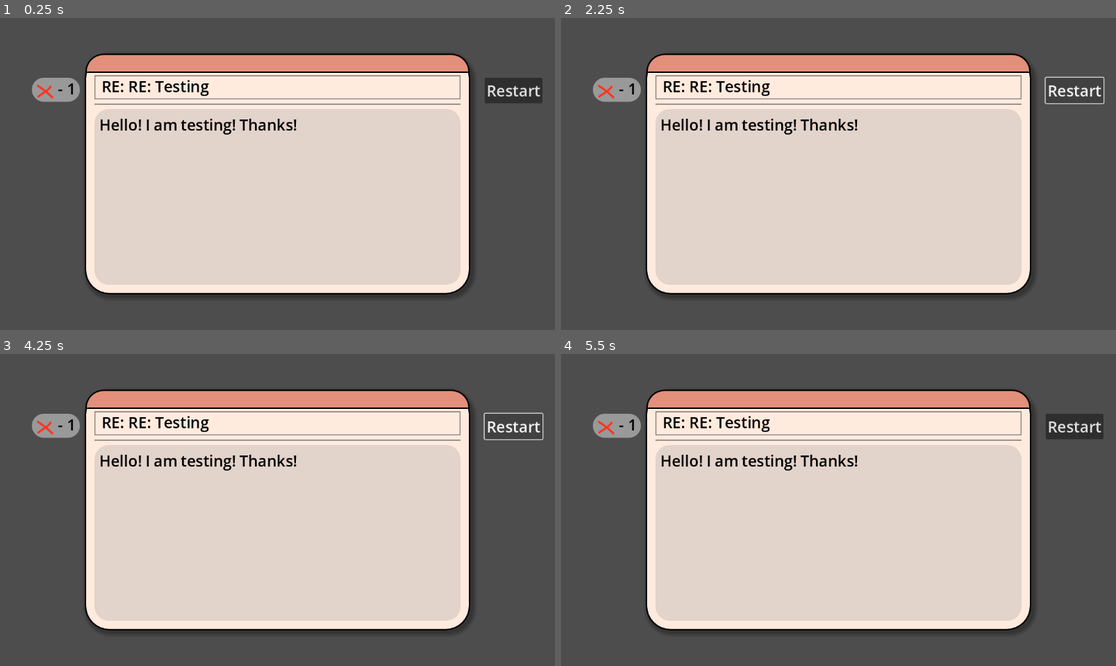
Above: before the commit, frames 1-4 (two rows, left to right).
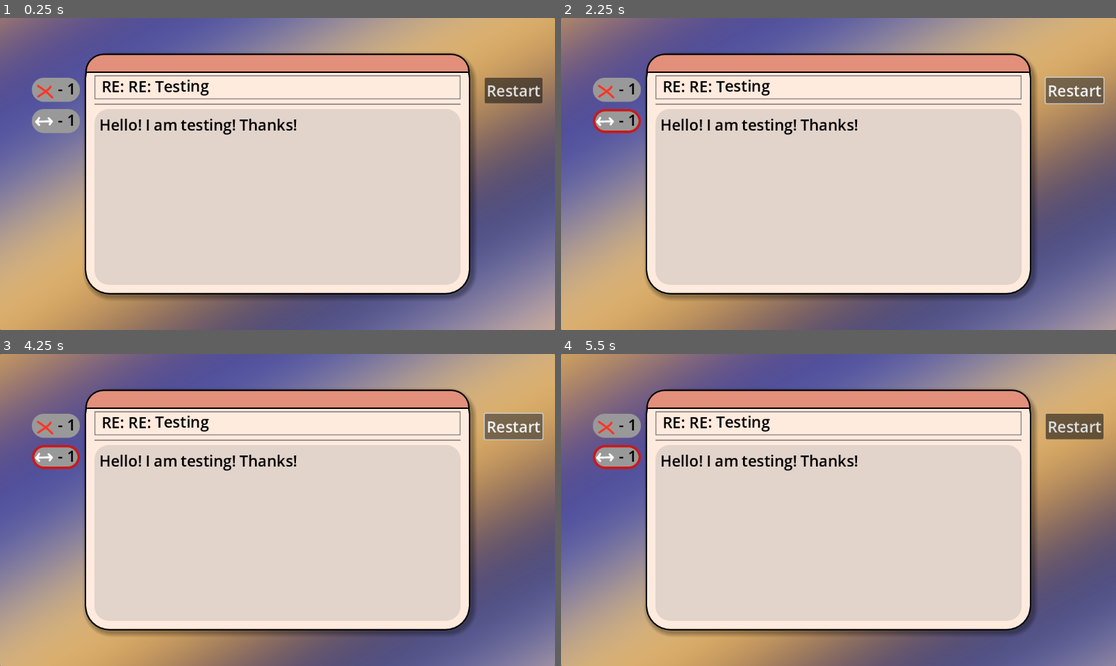
Above: after the commit, the same moments.

Repository: ikearatvibes/chill25_game
Game: Godot game, scene res://Scenes/game.tscn
Same seed, same stepped clock (60 frames per second), same inputs: the game is played once before the commit and once after it.
Inputs (mouse positions are in pixels of both pictures, inside the frame that each line leads up to):
- Up to frame 1 (0.25 s): no input
- Up to frame 2 (2.25 s): click (838, 311) at 0.5 s, where only the run after the commit has a clickable "[wave amp=50.0 freq=2.5 conne…"; click (616, 120) at 1.27 s; click "Restart" at 2 s
- Up to frame 3 (4.25 s): click "Restart" at 2.75 s; click "Restart" at 3.5 s
- Up to frame 4 (5.5 s): click "RE: RE: Testing" at 4.25 s; click "Hello!" at 5 s

The runs differ from the first frame. In frame 1, 46% of the frame differs, in the area x 0-100%, y 0-100%; in frame 2, 46%; in frame 3, 46%; in frame 4, 46%.

Commit message:
Moving and particles

Diff:
--- a/Materials/Puzzles/testing/Test1Puzzle.tres
+++ b/Materials/Puzzles/testing/Test1Puzzle.tres
@@ -7,6 +7,7 @@
 name = "Testing 1"
 title = "RE: RE: Testing"
 starting_text = "Hello! I am testing! Thanks!"
-solved_text = "I am testing! Thanks!"
+solved_text = "I am Thanks! testing!"
+prompt = ""
 word_deletes = 1
-letter_deletes = 0
+word_moves = 1
--- a/Materials/Puzzles/testing/Test2Puzzle.tres
+++ b/Materials/Puzzles/testing/Test2Puzzle.tres
@@ -8,6 +8,6 @@
 title = "RE: RE: RE: Vacation Request"
 starting_text = "I will be out tomorrow for vacation. See you soon."
 solved_text = "I See you"
-prompt = "Threat"
+prompt = "In plain sight"
 word_deletes = 7
-letter_deletes = 0
+word_moves = 0
--- a/Materials/Puzzles/testing/Test3Puzzle.tres
+++ b/Materials/Puzzles/testing/Test3Puzzle.tres
@@ -8,6 +8,6 @@
 title = "Golfing?"
 starting_text = "Hey boss. I love golfing and I would hate to go without you. Join me this weekend?"
 solved_text = "Hey boss. I love golfing and I hate you. Join me this weekend?"
-prompt = ""
+prompt = "Spiteful Golfing"
 word_deletes = 4
-letter_deletes = 0
+word_moves = 0
--- /dev/null
+++ b/Materials/Shaders/background.gdshader
@@ -0,0 +1,20 @@
+shader_type canvas_item;
+
+uniform float time_mult = 0.1;
+
+//get pallete
+vec3 palette(float t){
+	vec3 a = vec3(0.588, 0.500, 0.500);
+	vec3 b = vec3(-0.262, 0.188, -0.132);
+	vec3 c = vec3(1.158, 1.158, 1.000);
+	vec3 d = vec3(-0.132, 0.333, 0.667);
+    return a + b*cos( 6.283185*(c*t+d) );
+}
+
+void fragment() {
+	vec2 uv_center = ((UV) - .5) * 2.0  * (SCREEN_PIXEL_SIZE.x / SCREEN_PIXEL_SIZE.xy);
+
+	vec3 col = palette(length(UV - vec2(10, 10)) + TIME * 0.025);
+
+	COLOR = vec4(col, 1);
+}
--- a/Scenes/Text/usable_rich_text.gd
+++ b/Scenes/Text/usable_rich_text.gd
@@ -2,7 +2,10 @@
 extends Button
 class_name UsableRichText
 
-signal word_pressed(word : UsableRichText)
+var dragging = false
+var draggable = false
+
+signal word_pressed(placement_word : UsableRichText, new_word : UsableRichText)
 
 @onready var rich_text_label: RichTextLabel = $RichTextLabel
 
@@ -19,7 +22,7 @@
 		if !is_inside_tree(): return #skip if not loaded
 		change_text_sizes(text_size)
 
-@export_multiline var default_text_bbcode : String = "%s":
+@export_multiline var default_text_bbcode : String = "[wave amp=10.0 freq=.25 connected=1]%s[/wave]":
 	set(value):
 		default_text_bbcode = value
 		#reset text with new bbcode
@@ -39,6 +42,10 @@
 		if !is_inside_tree(): return #skip if not loaded
 		rich_text_label.add_theme_color_override("default_color", color)
 
+const USABLE_RICH_TEXT = preload("res://Scenes/Text/usable_rich_text.tscn")
+
+signal place_text_before(new_text : UsableRichText)
+
 func _ready() -> void:
 	rich_text_label.text = default_text_bbcode % label_text
 	change_text_sizes(text_size)
@@ -53,6 +60,39 @@
 	rich_text_label.add_theme_font_size_override("italics_font_size", new_size)
 	rich_text_label.add_theme_font_size_override("bold_font_size", new_size)
 
+#~~~~~Dragging~~~~~
+
+func _get_drag_data(at_position: Vector2) -> Variant:
+	if !draggable: return
+
+	var text = USABLE_RICH_TEXT.instantiate()
+	text.label_text = label_text
+	text.text_size = text_size
+
+	var preview = Control.new()
+	preview.size = Vector2(30, 30)
+
+	preview.add_child(text)
+
+	set_drag_preview(preview)
+
+	rich_text_label.text = ""
+	text = ""
+
+	dragging = true
+
+	return self
+
+func _can_drop_data(at_position: Vector2, data: Variant) -> bool:
+	return data is UsableRichText
+
+func _drop_data(at_position: Vector2, data: Variant) -> void:
+	place_text_before.emit(self, data)
+
+func _notification(what: int) -> void:
+	if what == NOTIFICATION_DRAG_END and dragging:
+		label_text = label_text
+		dragging = false
 
 
 func delete():
--- a/Scenes/Windows/window.gd
+++ b/Scenes/Windows/window.gd
@@ -13,6 +13,7 @@
 @onready var body_word_container: HFlowContainer = $Background/Email/Body/BodyWordContainer
 
 @onready var title_text: UsableRichText = $Background/Email/HeaderLine/TitleText
+@onready var prompt: UsableRichText = $Background/Prompt
 
 #removal
 var currently_selected_removal : RemovalUI = null
@@ -46,6 +47,9 @@
 
 	#load removal amounts
 	load_editing_amounts()
+
+	#load the prompt/hint text
+	load_prompt()
 
 func restart_puzzle():
 	load_puzzle(current_puzzle)
@@ -75,6 +79,7 @@
 		word_object.label_text = word
 		#connect clicked signal
 		word_object.word_pressed.connect(word_clicked)
+		word_object.place_text_before.connect(place_word_before)
 
 func remove_body_objects():
 	while current_body_objects.size() > 0:
@@ -94,6 +99,9 @@
 	if word_moves == 0: word_moving.visible = false
 	else: setup_removal_ui(word_moving, word_moves)
 
+func load_prompt():
+	prompt.label_text = current_puzzle.prompt
+
 func setup_removal_ui(ui : RemovalUI, amount : int):
 	ui.visible = true
 	ui.amount = amount
@@ -111,9 +119,37 @@
 #~~~~~Word interaction~~~~~
 
 func word_clicked(word : UsableRichText):
-
 	if removing_words: delete_word(word)
 
+func place_word_before(place_before : UsableRichText, word : UsableRichText):
+	var placement_index = 0
+	for i in current_body_objects:
+		if i == place_before: break
+
+		placement_index += 1
+
+	print("Placing word @ " + str(placement_index))
+
+	body_word_container.move_child(word, placement_index)
+
+	current_body_objects.erase(word)
+	current_body_objects.insert(placement_index, word)
+
+	var word_word = word.label_text
+
+	current_body.erase(word_word)
+	current_body.insert(placement_index, word_word)
+
+	#manage word moves
+
+	word_moves -= 1
+	word_moving.amount = word_moves
+	if word_moves == 0:
+		word_moving.button_pressed = false
+		word_moving.visible = false
+		_on_word_move_toggled(false)
+
+	words_updated()
 
 func delete_word(word : UsableRichText):
 	#skip if no removals
@@ -170,6 +206,11 @@
 		moving_words = false
 		editing = false
 
+	set_draggable_state(moving_words)
+
+func set_draggable_state(on : bool):
+	for word in current_body_objects:
+		word.draggable = on
 
 #~~~~~Restart~~~~~
 func _on_restart_button_pressed() -> void:
--- a/Scenes/Windows/window.tscn
+++ b/Scenes/Windows/window.tscn
@@ -164,6 +164,24 @@
 theme_override_font_sizes/font_size = 32
 text = "Restart"
 
+[node name="Prompt" parent="Background" instance=ExtResource("2_kjttx")]
+layout_mode = 1
+anchors_preset = -1
+anchor_left = 0.5
+anchor_top = 1.0
+anchor_right = 0.5
+anchor_bottom = 1.0
+offset_left = -80.0
+offset_top = 5.0
+offset_right = 80.0
+offset_bottom = 64.0
+grow_horizontal = 2
+grow_vertical = 0
+text = "Prompt!!!!!"
+label_text = "Prompt!!!!!"
+default_text_bbcode = "[wave amp=50.0 freq=2.5 connected=1]%s[/wave]"
+color = Color(1, 1, 1, 1)
+
 [node name="RemovalUIContainer" type="VBoxContainer" parent="."]
 layout_mode = 1
 anchors_preset = -1
--- a/Scenes/Windows/window_manager.gd
+++ b/Scenes/Windows/window_manager.gd
@@ -4,6 +4,7 @@
 var current_puzzle_index : int = 0
 
 @onready var window: PuzzleWindow = $Window
+@onready var cpu_particles_2d: CPUParticles2D = $ParticlePlacer/CPUParticles2D
 
 
 func _ready() -> void:
@@ -15,7 +16,8 @@
 
 func puzzle_solved():
 	#put small animation here
-	await get_tree().create_timer(.25).timeout
+	cpu_particles_2d.emitting = true #emit particles
+	await get_tree().create_timer(.5).timeout
 
 	current_puzzle_index += 1
 	if current_puzzle_index == puzzle_progression.size():
--- a/Scenes/game.tscn
+++ b/Scenes/game.tscn
@@ -1,12 +1,26 @@
-[gd_scene load_steps=8 format=3 uid="uid://b6aqsqnku85i3"]
+[gd_scene load_steps=12 format=3 uid="uid://b6aqsqnku85i3"]
 
 [ext_resource type="Script" path="res://Scenes/Windows/window_manager.gd" id="1_2r07c"]
 [ext_resource type="PackedScene" uid="uid://cb7eoklmootph" path="res://Scenes/Windows/window.tscn" id="1_cmsv7"]
 [ext_resource type="Script" path="res://Scenes/game.gd" id="1_ihet3"]
+[ext_resource type="Shader" path="res://Materials/Shaders/background.gdshader" id="2_vguof"]
 [ext_resource type="Script" path="res://Materials/Puzzles/PuzzleResource.gd" id="3_aj0kh"]
 [ext_resource type="Resource" uid="uid://ct156rbcf6i0g" path="res://Materials/Puzzles/testing/Test1Puzzle.tres" id="4_ya17i"]
 [ext_resource type="Resource" uid="uid://cn8gss8d2dg45" path="res://Materials/Puzzles/testing/Test2Puzzle.tres" id="5_koc2f"]
 [ext_resource type="Resource" uid="uid://bdj0t4hwgm6vo" path="res://Materials/Puzzles/testing/Test3Puzzle.tres" id="6_y3jhq"]
+
+[sub_resource type="ShaderMaterial" id="ShaderMaterial_rek5k"]
+shader = ExtResource("2_vguof")
+shader_parameter/time_mult = 1.0
+
+[sub_resource type="Curve" id="Curve_wayp8"]
+max_value = 2.0
+_data = [Vector2(0, 1.14894), 0.0, 0.0, 0, 0, Vector2(0.913725, 1), 0.0, 0.0, 0, 0, Vector2(1, 0), 0.0, 0.0, 0, 0]
+point_count = 3
+
+[sub_resource type="Gradient" id="Gradient_axt8n"]
+offsets = PackedFloat32Array(0, 0.229075, 0.462555, 0.682819, 0.933921)
+colors = PackedColorArray(0.99, 0.0396, 0.38808, 1, 0.861963, 0.688267, 0.267656, 1, 0.700333, 1, 0.42, 1, 0.4356, 0.99, 0.88836, 1, 0.5742, 0.2772, 0.99, 1)
 
 [node name="Game" type="Control"]
 layout_mode = 3
@@ -16,6 +30,15 @@
 grow_horizontal = 2
 grow_vertical = 2
 script = ExtResource("1_ihet3")
+
+[node name="Background" type="Panel" parent="."]
+material = SubResource("ShaderMaterial_rek5k")
+layout_mode = 1
+anchors_preset = 15
+anchor_right = 1.0
+anchor_bottom = 1.0
+grow_horizontal = 2
+grow_vertical = 2
 
 [node name="WindowManager" type="Control" parent="."]
 layout_mode = 1
@@ -29,5 +52,43 @@
 
 [node name="Window" parent="WindowManager" instance=ExtResource("1_cmsv7")]
 layout_mode = 1
+anchors_preset = -1
+anchor_left = 0.2
+anchor_top = 0.2
+anchor_right = 0.8
+anchor_bottom = 0.8
+offset_left = 0.0
+offset_top = 0.0
+offset_right = 0.0
+offset_bottom = 0.0
+
+[node name="ParticlePlacer" type="Control" parent="WindowManager"]
+layout_mode = 1
+anchor_left = 0.5
+anchor_top = 1.0
+anchor_right = 0.5
+anchor_bottom = 1.0
+offset_left = -20.0
+offset_right = 20.0
+offset_bottom = 40.0
+grow_horizontal = 2
+grow_vertical = 0
+
+[node name="CPUParticles2D" type="CPUParticles2D" parent="WindowManager/ParticlePlacer"]
+position = Vector2(20, 20)
+emitting = false
+amount = 100
+lifetime = 1.5
+one_shot = true
+explosiveness = 1.0
+randomness = 0.3
+lifetime_randomness = 0.6
+direction = Vector2(0, -1)
+gravity = Vector2(0, 2000)
+initial_velocity_max = 1600.0
+scale_amount_min = 2.5
+scale_amount_max = 10.0
+scale_amount_curve = SubResource("Curve_wayp8")
+color_ramp = SubResource("Gradient_axt8n")
 
 [connection signal="solved" from="WindowManager/Window" to="WindowManager" method="puzzle_solved"]
--- a/Scenes/removalUI.tscn
+++ b/Scenes/removalUI.tscn
@@ -1,6 +1,5 @@
-[gd_scene load_steps=9 format=3 uid="uid://sn52youg6fgd"]
+[gd_scene load_steps=8 format=3 uid="uid://sn52youg6fgd"]
 
-[ext_resource type="Texture2D" uid="uid://bah1t6jnhk5pw" path="res://Assets/x_testing.png" id="1_ribsu"]
 [ext_resource type="Theme" uid="uid://duowea83rtf4k" path="res://Materials/Themes/overall_theme.tres" id="1_xc0y1"]
 [ext_resource type="Script" path="res://Scenes/removal_ui.gd" id="2_v4m3l"]
 [ext_resource type="PackedScene" uid="uid://ct3tfncha3soj" path="res://Scenes/Text/usable_rich_text.tscn" id="2_xgrot"]
@@ -85,7 +84,6 @@
 [node name="RemovalImg" type="TextureRect" parent="Hbox"]
 custom_minimum_size = Vector2(50, 50)
 layout_mode = 2
-texture = ExtResource("1_ribsu")
 expand_mode = 1
 stretch_mode = 4
 
--- a/Scenes/removal_ui.gd
+++ b/Scenes/removal_ui.gd
@@ -21,3 +21,6 @@
 		texture = value
 		if !is_inside_tree(): return
 		removal_img.texture = value
+
+func _ready() -> void:
+	removal_img.texture = texture
